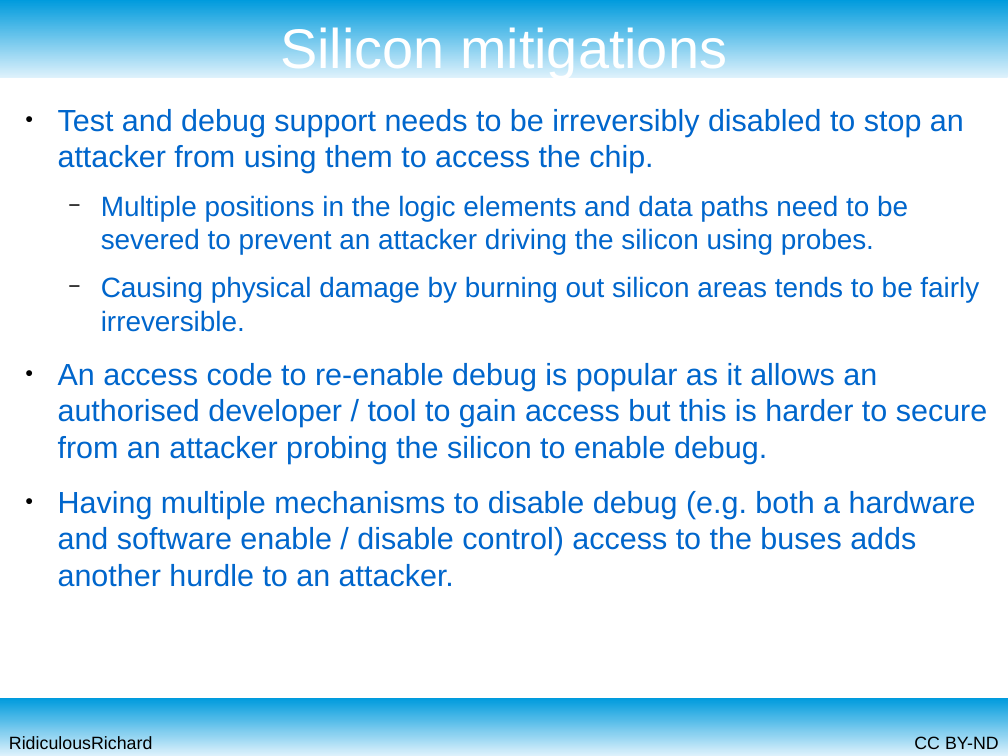
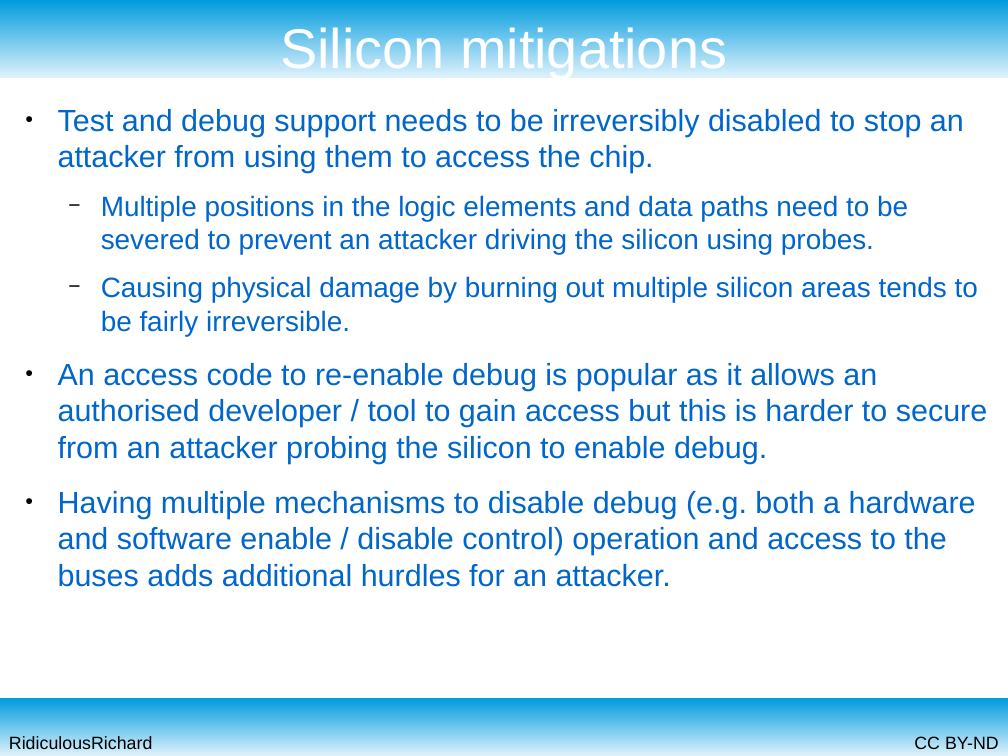
Before and after one commit to RidiculousRichard/presentations, a slide deck: slide 8 of 12 steps to firmware packages.odp. Drawn at 1008x756 pixels with LibreOffice and Linux fonts; fonts in the diff are those of the drawing. Boxes give left, top, right and bottom in pixels: in the first picture for what was removed or moved away, otherwise in the second. Text is boxed around its words. In the diff, an @@ line names an element or a change of style, - is before the commit and + after.

```diff
--- a/12 steps to firmware packages.odp
+++ b/12 steps to firmware packages.odp
@@ text at (101, 276, 978, 336): text changed @@
-  − Causing physical damage by burning out silicon areas tends to be fairly irreversible.
+  − Causing physical damage by burning out multiple silicon areas tends to be fairly irreversible.
@@ text at (58, 491, 976, 587): text changed @@
-● Having multiple mechanisms to disable debug (e.g. both a hardware and software enable / disable control) access to the buses adds another hurdle to an attacker.
+● Having multiple mechanisms to disable debug (e.g. both a hardware and software enable / disable control) operation and access to the buses adds additional hurdles for an attacker.
```
Also in this commit, not shown: 6 other slides changed, 5 slides added, 1 slide removed.
